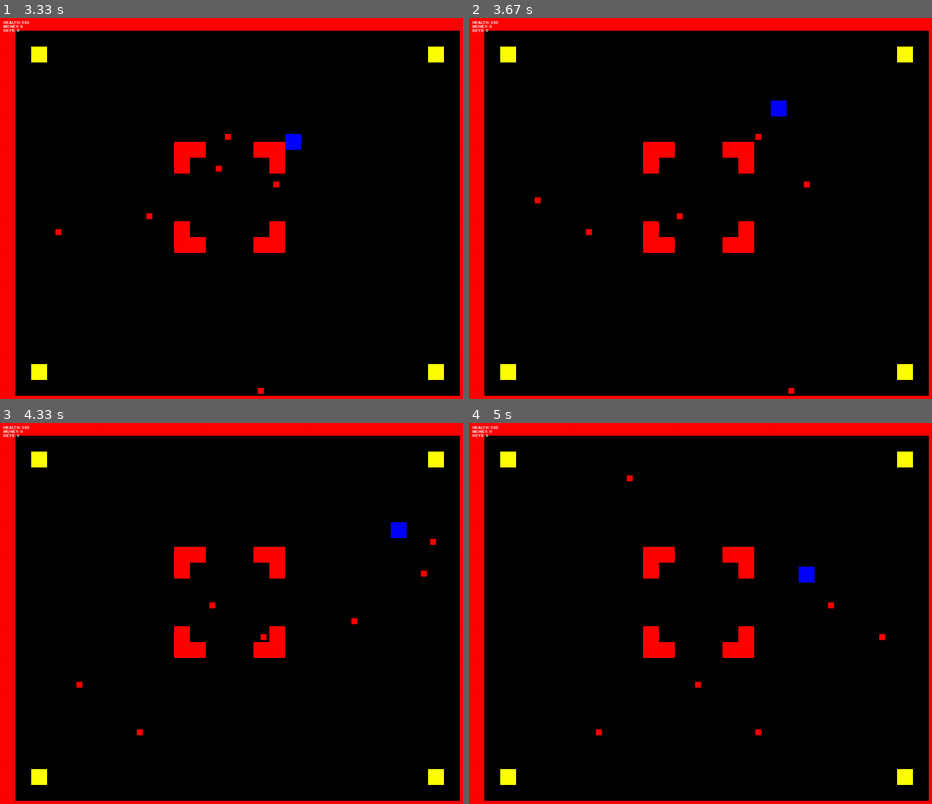
Above: before the commit, frames 1-4 (two rows, left to right).
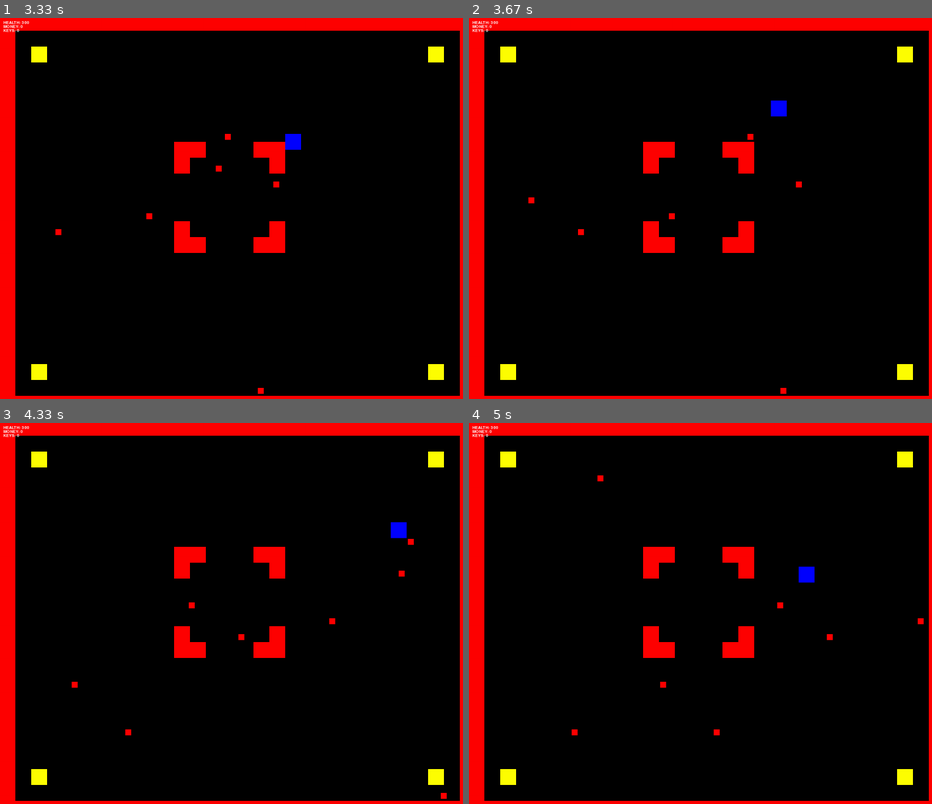
Above: after the commit, the same moments.

Repository: cduck1/dukecw-classwork
Game: pygame game, started from Tile Game/Tile Movement Game.py
Two runs of this game, one before a commit and one after it. Both use one fixed random seed, a clock stepped at 60 frames per second and the inputs below.
Inputs:
- Up to frame 1 (3.33 s): hold Right 0.33-0.8 s; hold Up 0.83-1.3 s; hold Right 1.33-1.8 s; hold Left 1.83-2.37 s; hold Down 2.4-2.7 s; hold Left 2.73-3.13 s; hold Up from 3.17 s (still down)
- Up to frame 2 (3.67 s): release Up at 3.53 s; hold Right from 3.57 s (still down)
- Up to frame 3 (4.33 s): release Right at 4.2 s; hold Down from 4.23 s (still down)
- Up to frame 4 (5 s): release Down at 4.6 s; hold Left from 4.63 s (still down)

Frame 1 is identical in both runs. In frame 2, 0.3% of the frame differs, in the area x 12-74%, y 30-99%; in frame 3, 0.3%, in the area x 15-97%, y 30-99%; in frame 4, 0.3%.

Commit message:
Update Tile Movement Game.py
I made it so now bullets can only spawn from the right and go left, otherwise it would be quite difficult to win

Diff:
--- a/Tile Game/Tile Movement Game.py
+++ b/Tile Game/Tile Movement Game.py
@@ -147,7 +147,6 @@
         self.rect.y = y
     def update(self):
         # The right walls shoot bullets and the player must dodge them
-        # Walls on the right shoot bullets from the right and vice virsa
         for self in outerwall_group:
             # If the wall is on the left side of the map, spawn a leftbullet that travels right
             if (random.randint(0,50000) == 1) and (self.rect.x == 0):
@@ -155,12 +154,6 @@
                 bulletleft_group.add(myBulletLeft)
                 bullet_group.add(myBulletLeft)
                 all_sprites_group.add(myBulletLeft)
-            # If the wall is on the right side of the map, spawn a rightbullet that travels left
-            if (random.randint(0,50000) == 2) and (self.rect.x == 960):
-                myBulletRight = bullet(RED, 15, 15, self.rect.x - 60, self.rect.y + 20)
-                bulletright_group.add(myBulletRight)
-                bullet_group.add(myBulletRight)
-                all_sprites_group.add(myBulletRight)
 
 
 class innerwall(outerwall):
